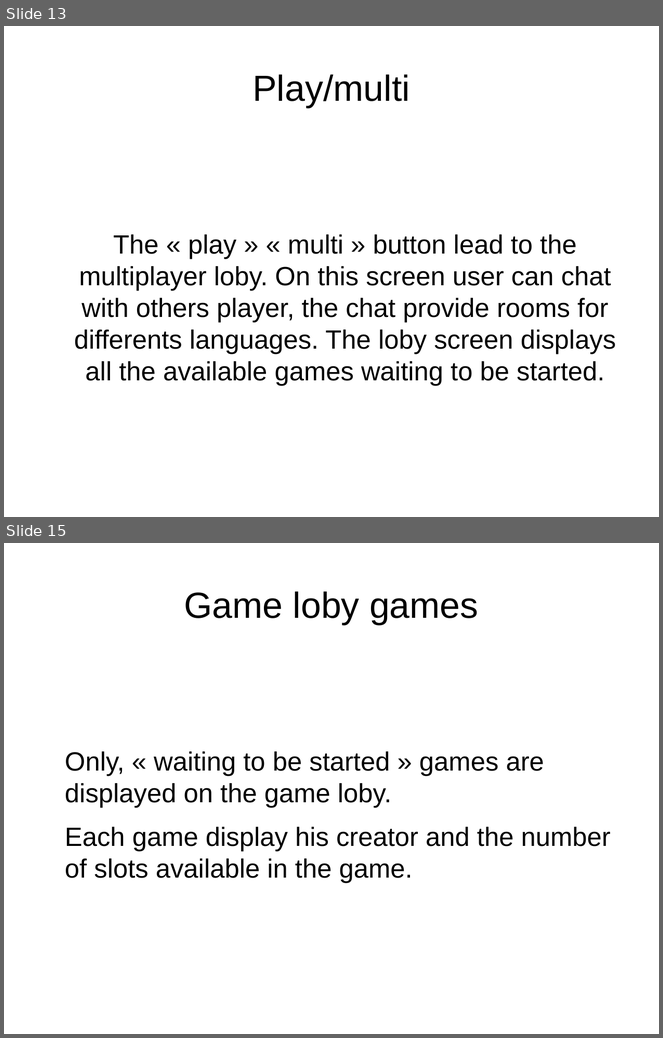
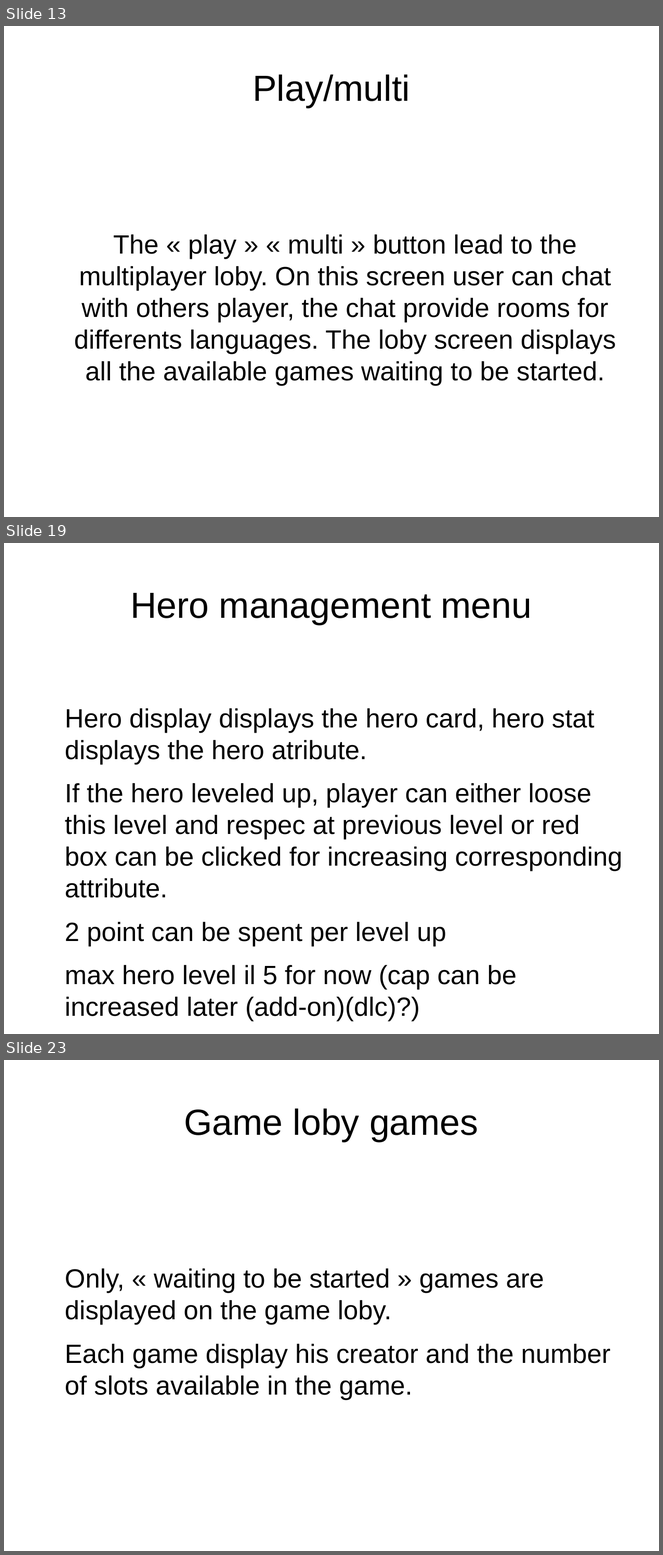
Before and after one commit to idolord/CryptDuel, a slide deck: documentation/interface.menu CDC.odp. Shown one above the other, each under a label of ours: slides 13 and 15 before the commit, slides 13, 19 and 23 after it; the slides between them are not shown. The pictures are 663x1038 and 663x1555 pixels, drawn with LibreOffice and Linux fonts; fonts in the diff are those of the drawing. Boxes give left, top, right and bottom in pixels: in the first picture for what was removed or moved away, otherwise in the second. Text is boxed around its words. In the diff, an @@ line names an element or a change of style, - is before the commit and + after.

```diff
--- a/documentation/interface.menu CDC.odp
+++ b/documentation/interface.menu CDC.odp
@@ slide 19 added at (4,543,659,1034), background #FFFFFF @@
@@ title added at (130,593,532,625), 44 pt, text #000000 @@
+Hero management menu
@@ text added at (65,708,623,990), 32 pt, text #000000 @@
+Hero display displays the hero card, hero stat displays the hero atribute.
+If the hero leveled up, player can either loose this level and respec at previous level or red box can be clicked for increasing corresponding attribute.
+2 point can be spent per level up
+max hero level il 5 for now (cap can be increased later (add-on)(dlc)?)
@@ what was slide 15 is now slide 23 @@
```
Also in this commit, not shown: 2 slides changed, 8 other slides added.
